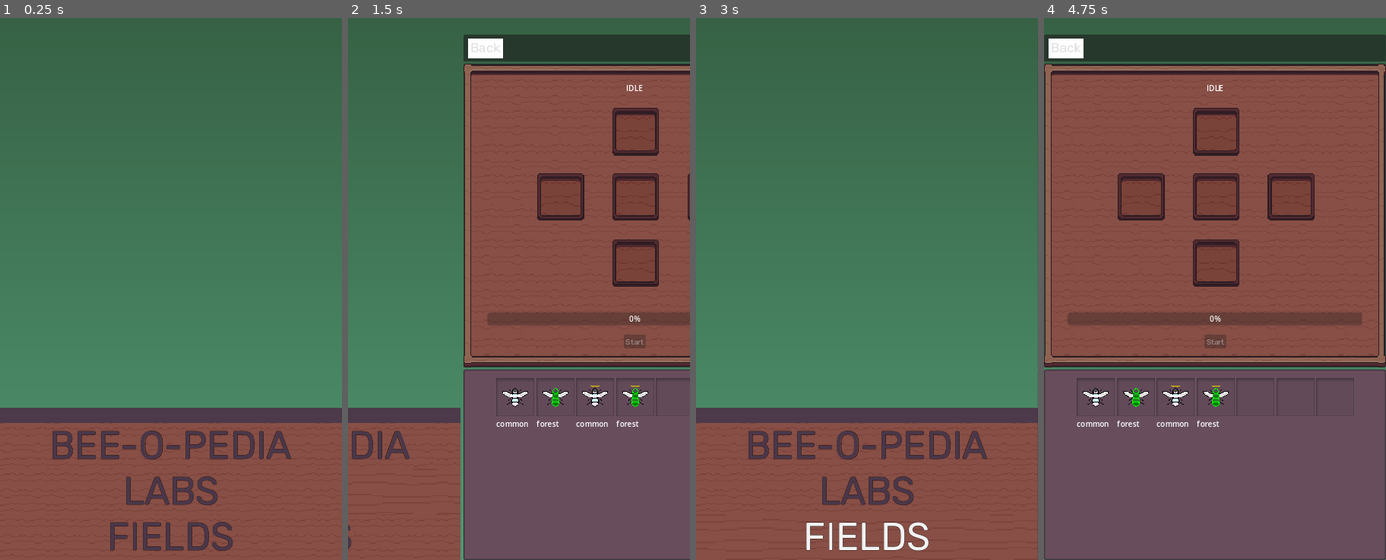
Above: before the commit, frames 1-4 (left to right).
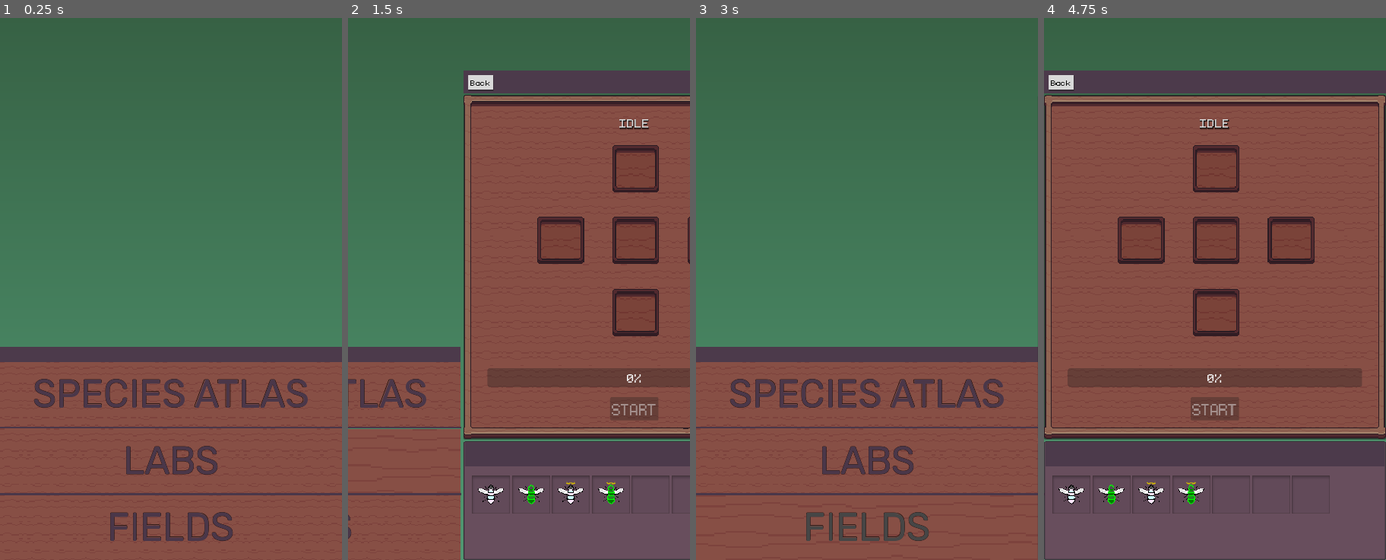
Above: after the commit, the same moments.

Repository: lesteenman/project-bees
Game: Godot game, scene res://game/scenes/main.tscn
The game is run twice, just before and just after one commit, with the same random seed, the same clock (stepped at 60 frames per second) and the same inputs.
Inputs:
- Up to frame 1 (0.25 s): no input
- Up to frame 2 (1.5 s): click "BEE-O-PEDIA" (after the commit: "SPECIES ATLAS") at 0.5 s; click "LABS" at 1.25 s
- Up to frame 3 (3 s): click "Back" at 2 s; click "FIELDS" at 2.75 s
- Up to frame 4 (4.75 s): click "BEE-O-PEDIA" (after the commit: "SPECIES ATLAS") at 3.5 s; click "LABS" at 4.25 s

The runs differ from the first frame. In frame 1, 18% of the frame differs, in the area x 0-100%, y 60-99%; in frame 2, 31%; in frame 3, 19%; in frame 4, 38%, in the area x 0-100%, y 3-92%.

Commit message:
Small theme cleanups

Diff:
--- a/game/assets/styles/base_theme.tres
+++ b/game/assets/styles/base_theme.tres
@@ -1,16 +1,60 @@
-[gd_resource type="Theme" load_steps=4 format=3 uid="uid://d15kfcgl26a1r"]
+[gd_resource type="Theme" load_steps=6 format=3 uid="uid://d15kfcgl26a1r"]
 
-[ext_resource type="FontFile" uid="uid://cqbefwn67lb7a" path="res://game/assets/fonts/Rubik-Regular.ttf" id="1_4ofj0"]
+[ext_resource type="FontFile" uid="uid://bypbgteuq7qoo" path="res://game/assets/fonts/monogram/ttf/monogram.ttf" id="1_fh8e6"]
 
-[sub_resource type="AtlasTexture" id="AtlasTexture_ksfnd"]
+[sub_resource type="StyleBoxFlat" id="StyleBoxFlat_8t0w2"]
+content_margin_left = 5.0
+content_margin_top = 3.0
+content_margin_right = 5.0
+content_margin_bottom = 3.0
+bg_color = Color(0.85098, 0.85098, 0.85098, 1)
+border_width_left = 2
+shadow_color = Color(0.117647, 0.117647, 0.117647, 0.47451)
+shadow_size = 1
+shadow_offset = Vector2(1, 2)
 
-[sub_resource type="StyleBoxTexture" id="StyleBoxTexture_xtdi1"]
-content_margin_left = 4.0
+[sub_resource type="StyleBoxFlat" id="StyleBoxFlat_ogqwx"]
+content_margin_left = 5.0
 content_margin_top = 3.0
-content_margin_right = 4.0
+content_margin_right = 5.0
 content_margin_bottom = 3.0
-texture = SubResource("AtlasTexture_ksfnd")
+bg_color = Color(0.85098, 0.85098, 0.85098, 1)
+border_width_left = 2
+shadow_color = Color(0.117647, 0.117647, 0.117647, 0.47451)
+shadow_size = 1
+shadow_offset = Vector2(1, 2)
+
+[sub_resource type="StyleBoxFlat" id="StyleBoxFlat_hvbdb"]
+content_margin_left = 5.0
+content_margin_top = 3.0
+content_margin_right = 5.0
+content_margin_bottom = 3.0
+bg_color = Color(0.85098, 0.85098, 0.85098, 1)
+border_width_left = 2
+shadow_color = Color(0.117647, 0.117647, 0.117647, 0.47451)
+shadow_size = 1
+shadow_offset = Vector2(1, 2)
+
+[sub_resource type="StyleBoxFlat" id="StyleBoxFlat_uwxbq"]
+content_margin_left = 5.0
+content_margin_top = 3.0
+content_margin_right = 5.0
+content_margin_bottom = 3.0
+bg_color = Color(0.85098, 0.85098, 0.85098, 1)
+border_width_left = 2
+shadow_color = Color(0.117647, 0.117647, 0.117647, 0.47451)
+shadow_size = 1
+shadow_offset = Vector2(1, 2)
 
 [resource]
-Button/fonts/font = ExtResource("1_4ofj0")
-Button/styles/normal = SubResource("StyleBoxTexture_xtdi1")
+default_font = ExtResource("1_fh8e6")
+default_font_size = 42
+Button/colors/font_color = Color(0.0352941, 0.0352941, 0.0352941, 1)
+Button/colors/font_focus_color = Color(0.0352941, 0.0352941, 0.0352941, 1)
+Button/colors/font_hover_color = Color(0.27451, 0.27451, 0.27451, 1)
+Button/font_sizes/font_size = 50
+Button/fonts/font = ExtResource("1_fh8e6")
+Button/styles/focus = SubResource("StyleBoxFlat_8t0w2")
+Button/styles/hover = SubResource("StyleBoxFlat_ogqwx")
+Button/styles/normal = SubResource("StyleBoxFlat_hvbdb")
+Button/styles/pressed = SubResource("StyleBoxFlat_uwxbq")
--- /dev/null
+++ b/game/assets/styles/label.tres
@@ -0,0 +1,12 @@
+[gd_resource type="LabelSettings" load_steps=2 format=3 uid="uid://bofpmxs6iutll"]
+
+[ext_resource type="FontFile" uid="uid://bypbgteuq7qoo" path="res://game/assets/fonts/monogram/ttf/monogram.ttf" id="1_u4hvn"]
+
+[resource]
+line_spacing = 2.08165e-12
+font = ExtResource("1_u4hvn")
+font_size = 42
+font_color = Color(0.85098, 0.85098, 0.85098, 1)
+shadow_size = 2
+shadow_color = Color(0.0338533, 0.0338533, 0.0338533, 1)
+shadow_offset = Vector2(1, 2)
--- a/game/assets/styles/main_menu_buttons.tres
+++ b/game/assets/styles/main_menu_buttons.tres
@@ -17,6 +17,8 @@
 
 [sub_resource type="StyleBoxTexture" id="StyleBoxTexture_nqvwp"]
 texture = ExtResource("3_pyi4f")
+texture_margin_top = 20.0
+texture_margin_bottom = 20.0
 axis_stretch_horizontal = 1
 axis_stretch_vertical = 1
 
--- a/game/scenes/LabSelected.tscn
+++ b/game/scenes/LabSelected.tscn
@@ -1,7 +1,7 @@
 [gd_scene load_steps=3 format=3 uid="uid://bfnqm3uymt1ao"]
 
 [ext_resource type="PackedScene" uid="uid://bvaf4sqv7dbss" path="res://game/scenes/lab/bee_lab_scene.tscn" id="1_as28t"]
-[ext_resource type="PackedScene" uid="uid://c5dqyx3hdxujr" path="res://game/scenes/storage/BeeInventory.tscn" id="2_bkw3d"]
+[ext_resource type="PackedScene" uid="uid://c5dqyx3hdxujr" path="res://game/scenes/storage/bee_inventory_component.tscn" id="2_bkw3d"]
 
 [node name="LabSelected" type="PanelContainer"]
 anchors_preset = 15
--- a/game/scenes/lab/bee_lab_scene.tscn
+++ b/game/scenes/lab/bee_lab_scene.tscn
@@ -1,9 +1,11 @@
-[gd_scene load_steps=7 format=3 uid="uid://bvaf4sqv7dbss"]
+[gd_scene load_steps=9 format=3 uid="uid://bvaf4sqv7dbss"]
 
 [ext_resource type="Script" path="res://game/scenes/lab/bee_lab_scene.gd" id="1_eislu"]
 [ext_resource type="PackedScene" uid="uid://csd8mdla7oica" path="res://game/scenes/lab/BeeSlot.tscn" id="1_u0hdm"]
 [ext_resource type="Texture2D" uid="uid://bioqsrifnj6wj" path="res://game/assets/Pixel Art GUI Elements.png" id="2_f25r2"]
 [ext_resource type="Texture2D" uid="uid://5keg6dohm0b3" path="res://game/assets/gui-spritesheet.png" id="3_3rdb6"]
+[ext_resource type="LabelSettings" uid="uid://bofpmxs6iutll" path="res://game/assets/styles/label.tres" id="4_1j0mv"]
+[ext_resource type="Theme" uid="uid://d15kfcgl26a1r" path="res://game/assets/styles/base_theme.tres" id="6_os8yw"]
 
 [sub_resource type="AtlasTexture" id="AtlasTexture_hpo5h"]
 atlas = ExtResource("2_f25r2")
@@ -53,6 +55,7 @@
 unique_name_in_owner = true
 layout_mode = 2
 text = "Stage"
+label_settings = ExtResource("4_1j0mv")
 horizontal_alignment = 1
 
 [node name="MarginContainer" type="MarginContainer" parent="MarginContainer/VBoxContainer2"]
@@ -113,8 +116,10 @@
 [node name="StartButton" type="Button" parent="MarginContainer/VBoxContainer2/HBoxContainer2"]
 unique_name_in_owner = true
 layout_mode = 2
+theme = ExtResource("6_os8yw")
 disabled = true
-text = "Start"
+text = "START
+"
 
 [node name="MarginContainer2" type="MarginContainer" parent="MarginContainer/VBoxContainer2"]
 visible = false
--- a/game/scenes/main.tscn
+++ b/game/scenes/main.tscn
@@ -1,9 +1,9 @@
-[gd_scene load_steps=9 format=3 uid="uid://ciud1r0307wkl"]
+[gd_scene load_steps=11 format=3 uid="uid://ciud1r0307wkl"]
 
 [ext_resource type="Theme" uid="uid://d15kfcgl26a1r" path="res://game/assets/styles/base_theme.tres" id="1_210bq"]
 [ext_resource type="Script" path="res://game/scenes/main.gd" id="1_s6oc8"]
 [ext_resource type="PackedScene" uid="uid://bvaf4sqv7dbss" path="res://game/scenes/lab/bee_lab_scene.tscn" id="2_vhan4"]
-[ext_resource type="PackedScene" uid="uid://c5dqyx3hdxujr" path="res://game/scenes/storage/BeeInventory.tscn" id="3_cwqui"]
+[ext_resource type="PackedScene" uid="uid://c5dqyx3hdxujr" path="res://game/scenes/storage/bee_inventory_component.tscn" id="3_cwqui"]
 [ext_resource type="Script" path="res://game/scenes/LabControl.gd" id="4_mamqb"]
 [ext_resource type="Theme" uid="uid://dti8rlkl30lkp" path="res://game/assets/styles/main_menu_buttons.tres" id="5_6n0qg"]
 
@@ -13,6 +13,13 @@
 
 [sub_resource type="GradientTexture1D" id="GradientTexture1D_tj41y"]
 gradient = SubResource("Gradient_wlo3x")
+
+[sub_resource type="StyleBoxLine" id="StyleBoxLine_u1bjq"]
+color = Color(0.290196, 0.215686, 0.286275, 1)
+thickness = 4
+
+[sub_resource type="StyleBoxFlat" id="StyleBoxFlat_3o3uk"]
+bg_color = Color(0.298039, 0.227451, 0.294118, 1)
 
 [node name="Control" type="Control"]
 layout_mode = 3
@@ -59,12 +66,20 @@
 [node name="Beeopedia" type="Button" parent="MainMenu"]
 layout_mode = 2
 theme = ExtResource("5_6n0qg")
-text = "BEE-O-PEDIA"
+text = "SPECIES ATLAS"
+
+[node name="Divider" type="PanelContainer" parent="MainMenu"]
+layout_mode = 2
+theme_override_styles/panel = SubResource("StyleBoxLine_u1bjq")
 
 [node name="Labs" type="Button" parent="MainMenu"]
 layout_mode = 2
 theme = ExtResource("5_6n0qg")
 text = "LABS"
+
+[node name="Divider2" type="PanelContainer" parent="MainMenu"]
+layout_mode = 2
+theme_override_styles/panel = SubResource("StyleBoxLine_u1bjq")
 
 [node name="Fields" type="Button" parent="MainMenu"]
 layout_mode = 2
@@ -90,6 +105,7 @@
 
 [node name="Header" type="PanelContainer" parent="LabControl"]
 layout_mode = 2
+theme_override_styles/panel = SubResource("StyleBoxFlat_3o3uk")
 
 [node name="MarginContainer" type="MarginContainer" parent="LabControl/Header"]
 layout_mode = 2
@@ -112,14 +128,7 @@
 unique_name_in_owner = true
 layout_mode = 2
 
-[node name="ScrollContainer" type="ScrollContainer" parent="LabControl"]
-clip_contents = false
-custom_minimum_size = Vector2(2.08165e-12, 400)
-layout_mode = 2
-size_flags_vertical = 0
-horizontal_scroll_mode = 0
-
-[node name="BeeInventory" parent="LabControl/ScrollContainer" instance=ExtResource("3_cwqui")]
+[node name="BeeInventory" parent="LabControl" instance=ExtResource("3_cwqui")]
 unique_name_in_owner = true
 layout_mode = 2
 size_flags_horizontal = 3
--- a/game/scenes/storage/BeeInventory.tscn
+++ /dev/null
@@ -1,61 +0,0 @@
-[gd_scene load_steps=5 format=3 uid="uid://c5dqyx3hdxujr"]
-
-[ext_resource type="Script" path="res://game/scenes/storage/BeeInventory.gd" id="1_kpsjd"]
-[ext_resource type="StyleBox" uid="uid://blbrn3ysdnjqv" path="res://game/assets/styles/BorderedLightWood.tres" id="1_pvlly"]
-[ext_resource type="PackedScene" uid="uid://ogiuricsrl57" path="res://game/scenes/storage/inventory_slot_component.tscn" id="2_xuggv"]
-
-[sub_resource type="Resource" id="Resource_7r51d"]
-
-[node name="BeeInventory" type="PanelContainer"]
-custom_minimum_size = Vector2(200, 80)
-anchors_preset = 10
-anchor_right = 1.0
-offset_bottom = 477.0
-grow_horizontal = 2
-theme_override_styles/panel = ExtResource("1_pvlly")
-script = ExtResource("1_kpsjd")
-
-[node name="MarginContainer" type="MarginContainer" parent="."]
-layout_mode = 2
-theme_override_constants/margin_left = 15
-theme_override_constants/margin_top = 15
-theme_override_constants/margin_right = 15
-theme_override_constants/margin_bottom = 15
-
-[node name="InventoryGrid" type="GridContainer" parent="MarginContainer"]
-layout_mode = 2
-size_flags_horizontal = 4
-columns = 7
-
-[node name="InventorySlot" parent="MarginContainer/InventoryGrid" instance=ExtResource("2_xuggv")]
-layout_mode = 2
-bee = SubResource("Resource_7r51d")
-
-[node name="InventorySlot2" parent="MarginContainer/InventoryGrid" instance=ExtResource("2_xuggv")]
-layout_mode = 2
-size_flags_horizontal = 0
-
-[node name="InventorySlot3" parent="MarginContainer/InventoryGrid" instance=ExtResource("2_xuggv")]
-layout_mode = 2
-size_flags_vertical = 2
-bee = SubResource("Resource_7r51d")
-
-[node name="InventorySlot4" parent="MarginContainer/InventoryGrid" instance=ExtResource("2_xuggv")]
-layout_mode = 2
-size_flags_horizontal = 0
-
-[node name="InventorySlot5" parent="MarginContainer/InventoryGrid" instance=ExtResource("2_xuggv")]
-layout_mode = 2
-size_flags_vertical = 2
-bee = SubResource("Resource_7r51d")
-
-[node name="InventorySlot6" parent="MarginContainer/InventoryGrid" instance=ExtResource("2_xuggv")]
-layout_mode = 2
-size_flags_horizontal = 1
-
-[node name="InventorySlot7" parent="MarginContainer/InventoryGrid" instance=ExtResource("2_xuggv")]
-visible = false
-layout_mode = 2
-size_flags_horizontal = 1
-
-[connection signal="ready" from="." to="." method="_on_ready"]
--- a/game/scenes/storage/BeeInventory.gd
+++ b/game/scenes/storage/bee_inventory_component.gd
@@ -1,6 +1,6 @@
 extends PanelContainer
 
-@onready var inventory_grid = $MarginContainer/InventoryGrid
+@onready var inventory_grid = %InventoryGrid
 const INVENTORY_SLOT = preload("res://game/scenes/storage/inventory_slot_component.tscn")
 
 var selected = false
--- /dev/null
+++ b/game/scenes/storage/bee_inventory_component.tscn
@@ -0,0 +1,77 @@
+[gd_scene load_steps=6 format=3 uid="uid://c5dqyx3hdxujr"]
+
+[ext_resource type="Script" path="res://game/scenes/storage/bee_inventory_component.gd" id="1_kpsjd"]
+[ext_resource type="StyleBox" uid="uid://blbrn3ysdnjqv" path="res://game/assets/styles/BorderedLightWood.tres" id="1_pvlly"]
+[ext_resource type="PackedScene" uid="uid://ogiuricsrl57" path="res://game/scenes/storage/inventory_slot_component.tscn" id="2_xuggv"]
+
+[sub_resource type="StyleBoxFlat" id="StyleBoxFlat_wx4py"]
+bg_color = Color(0.298039, 0.227451, 0.294118, 1)
+
+[sub_resource type="Resource" id="Resource_7r51d"]
+
+[node name="BeeInventory" type="PanelContainer"]
+custom_minimum_size = Vector2(200, 80)
+anchors_preset = 10
+anchor_right = 1.0
+offset_bottom = 477.0
+grow_horizontal = 2
+theme_override_styles/panel = ExtResource("1_pvlly")
+script = ExtResource("1_kpsjd")
+
+[node name="VBoxContainer" type="VBoxContainer" parent="."]
+layout_mode = 2
+
+[node name="PanelContainer" type="PanelContainer" parent="VBoxContainer"]
+custom_minimum_size = Vector2(2.08165e-12, 50)
+layout_mode = 2
+theme_override_styles/panel = SubResource("StyleBoxFlat_wx4py")
+
+[node name="MarginContainer" type="MarginContainer" parent="VBoxContainer"]
+layout_mode = 2
+size_flags_vertical = 3
+theme_override_constants/margin_left = 15
+theme_override_constants/margin_top = 15
+theme_override_constants/margin_right = 15
+theme_override_constants/margin_bottom = 15
+
+[node name="ScrollContainer" type="ScrollContainer" parent="VBoxContainer/MarginContainer"]
+layout_mode = 2
+
+[node name="InventoryGrid" type="GridContainer" parent="VBoxContainer/MarginContainer/ScrollContainer"]
+unique_name_in_owner = true
+layout_mode = 2
+size_flags_horizontal = 4
+columns = 7
+
+[node name="InventorySlot" parent="VBoxContainer/MarginContainer/ScrollContainer/InventoryGrid" instance=ExtResource("2_xuggv")]
+layout_mode = 2
+bee = SubResource("Resource_7r51d")
+
+[node name="InventorySlot2" parent="VBoxContainer/MarginContainer/ScrollContainer/InventoryGrid" instance=ExtResource("2_xuggv")]
+layout_mode = 2
+size_flags_horizontal = 0
+
+[node name="InventorySlot3" parent="VBoxContainer/MarginContainer/ScrollContainer/InventoryGrid" instance=ExtResource("2_xuggv")]
+layout_mode = 2
+size_flags_vertical = 2
+bee = SubResource("Resource_7r51d")
+
+[node name="InventorySlot4" parent="VBoxContainer/MarginContainer/ScrollContainer/InventoryGrid" instance=ExtResource("2_xuggv")]
+layout_mode = 2
+size_flags_horizontal = 0
+
+[node name="InventorySlot5" parent="VBoxContainer/MarginContainer/ScrollContainer/InventoryGrid" instance=ExtResource("2_xuggv")]
+layout_mode = 2
+size_flags_vertical = 2
+bee = SubResource("Resource_7r51d")
+
+[node name="InventorySlot6" parent="VBoxContainer/MarginContainer/ScrollContainer/InventoryGrid" instance=ExtResource("2_xuggv")]
+layout_mode = 2
+size_flags_horizontal = 1
+
+[node name="InventorySlot7" parent="VBoxContainer/MarginContainer/ScrollContainer/InventoryGrid" instance=ExtResource("2_xuggv")]
+visible = false
+layout_mode = 2
+size_flags_horizontal = 1
+
+[connection signal="ready" from="." to="." method="_on_ready"]
--- a/game/scenes/storage/inventory_slot_component.tscn
+++ b/game/scenes/storage/inventory_slot_component.tscn
@@ -34,4 +34,5 @@
 
 [node name="BeeLabel" type="Label" parent="VBoxContainer"]
 unique_name_in_owner = true
+visible = false
 layout_mode = 2
